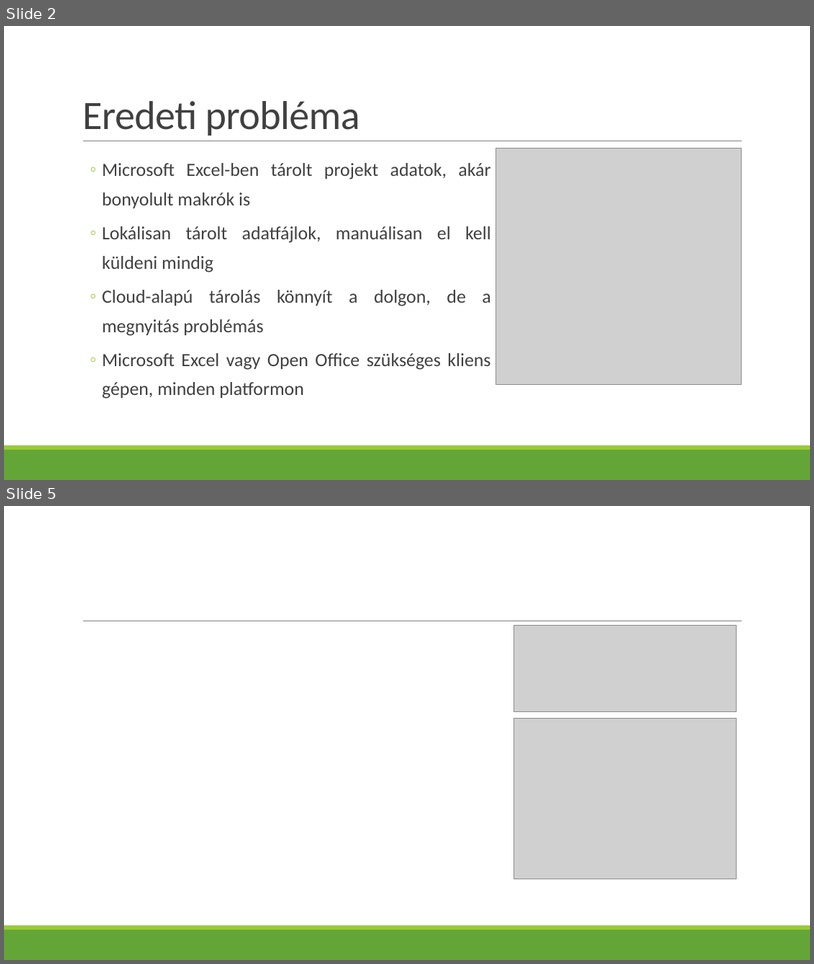
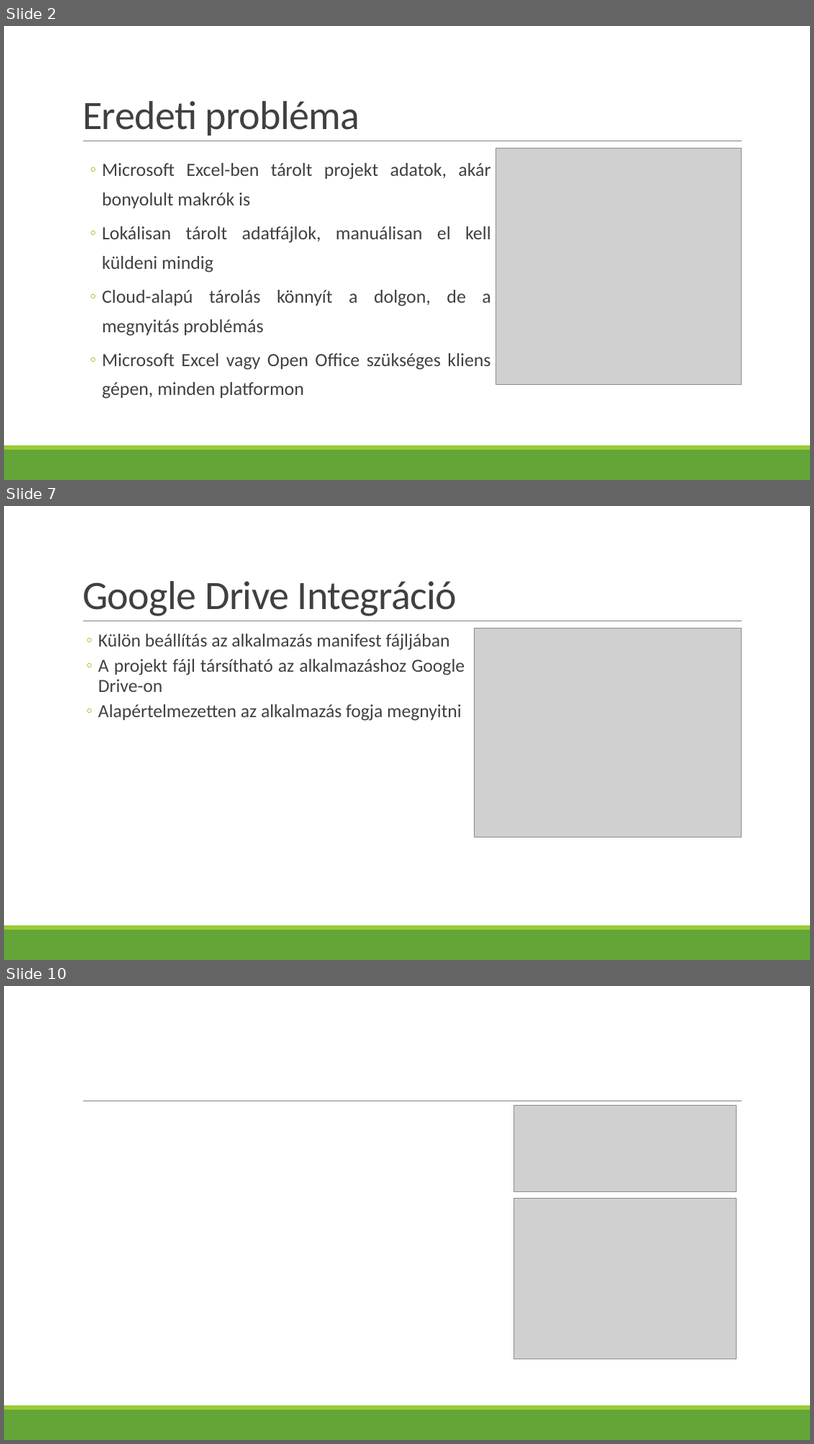
Before and after one commit to valyonbalazs/softarch, a slide deck: specification/prezentacio_v01.pptx. Shown one above the other, each under a label of ours: slides 2 and 5 before the commit, slides 2, 7 and 10 after it; the slides between them are not shown. The pictures are 814x964 and 814x1444 pixels, drawn with LibreOffice and Linux fonts; fonts in the diff are those of the drawing; grey boxes stand for pictures. Boxes give left, top, right and bottom in pixels: in the first picture for what was removed or moved away, otherwise in the second. Text is boxed around its words. In the diff, an @@ line names an element or a change of style, - is before the commit and + after.

```diff
--- a/specification/prezentacio_v01.pptx
+++ b/specification/prezentacio_v01.pptx
@@ slide 7 added at (4,506,810,960), background #FFFFFF; not listed: 3 template elements that a slide beside it also shows @@
@@ title added at (82,581,457,616), 48 pt, text #404040 @@
+Google Drive Integráció
@@ text added at (98,633,465,721), 22 pt, text #404040 @@
+  ◦ Külön beállítás az alkalmazás manifest fájljában
+  ◦ A projekt fájl társítható az alkalmazáshoz Google Drive-on
+  ◦ Alapértelmezetten az alkalmazás fogja megnyitni
@@ picture added at (474,628,742,837) @@
@@ what was slide 5 is now slide 10 @@
```
Also in this commit, not shown: 1 slide changed, 5 other slides added, 1 slide removed.
